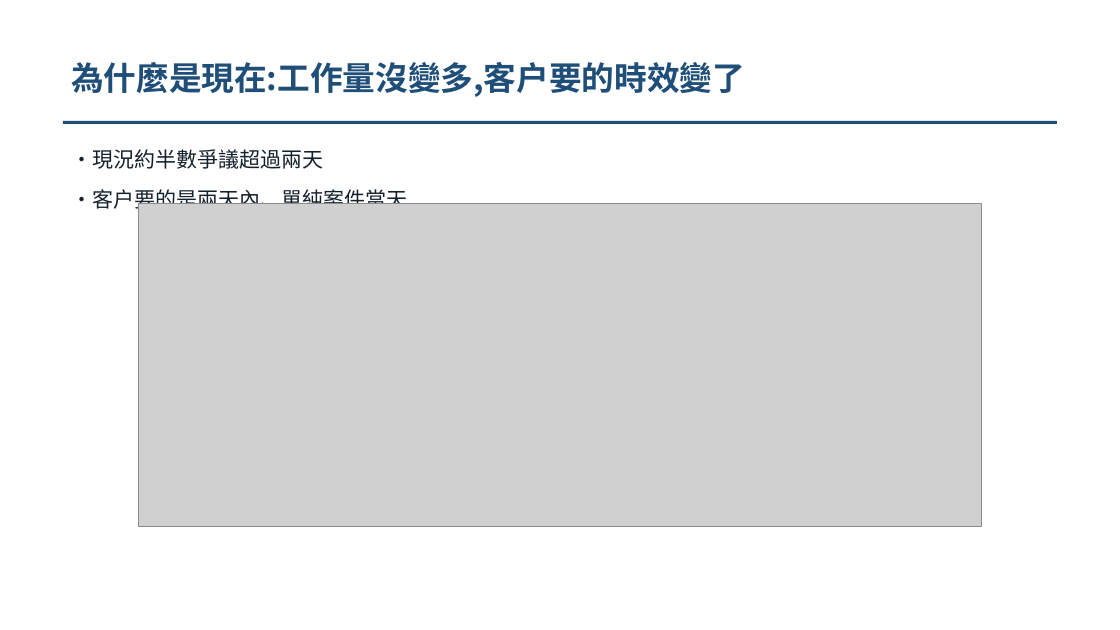
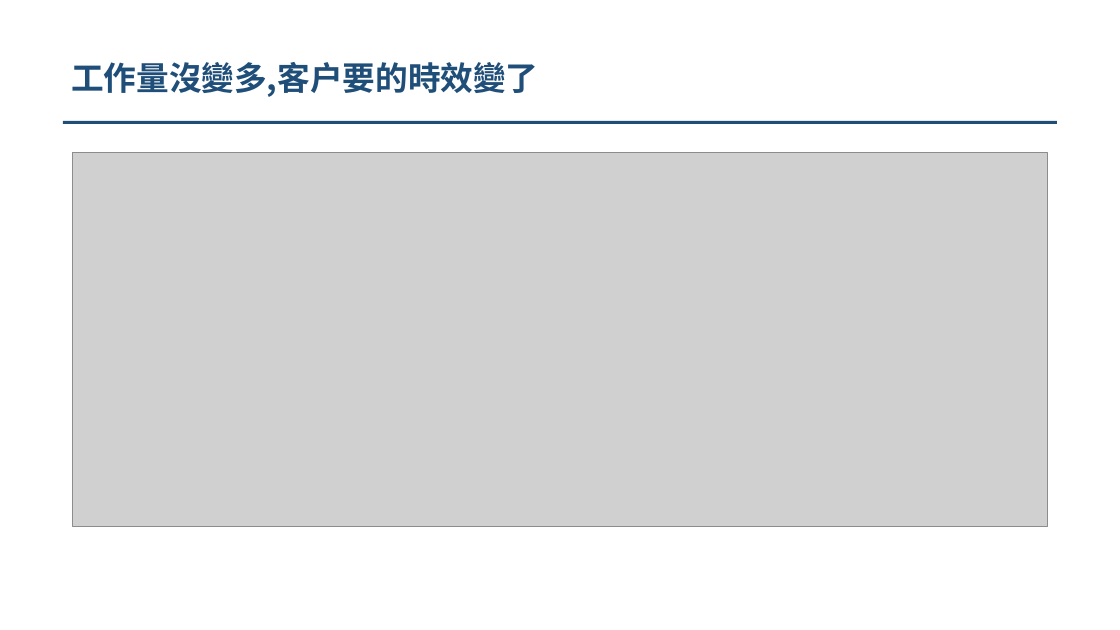
Before and after one commit to pokai-huang0828/UTS_workspace, a slide deck: slide 3 of Artificial Intelligence for Enterprises/Assessment3/Huang_26254793_421104_Assessment 3 (slim).pptx. Drawn at 1120x630 pixels with LibreOffice and Linux fonts; fonts in the diff are those of the drawing; grey boxes stand for pictures. Boxes give left, top, right and bottom in pixels: in the first picture for what was removed or moved away, otherwise in the second. Text is boxed around its words. In the diff, an @@ line names an element or a change of style, - is before the commit and + after.

```diff
--- a/Artificial Intelligence for Enterprises/Assessment3/Huang_26254793_421104_Assessment 3 (slim).pptx
+++ b/Artificial Intelligence for Enterprises/Assessment3/Huang_26254793_421104_Assessment 3 (slim).pptx
@@ text at (x1=71, y1=62, x2=538, y2=97): text changed @@
-為什麼是現在:工作量沒變多,客戶要的時效變了
+工作量沒變多,客戶要的時效變了
@@ text removed at (x1=71, y1=149, x2=323, y2=169) @@
-・現況約半數爭議超過兩天
@@ picture resized from (x1=139, y1=203, x2=982, y2=527) to (x1=73, y1=153, x2=1048, y2=527) @@
@@ text removed at (x1=71, y1=186, x2=407, y2=212) @@
-・客戶要的是兩天內、單純案件當天
```
Also in this commit, not shown: 6 other slides changed, 4 slides added, 4 slides removed, 2 other files.
